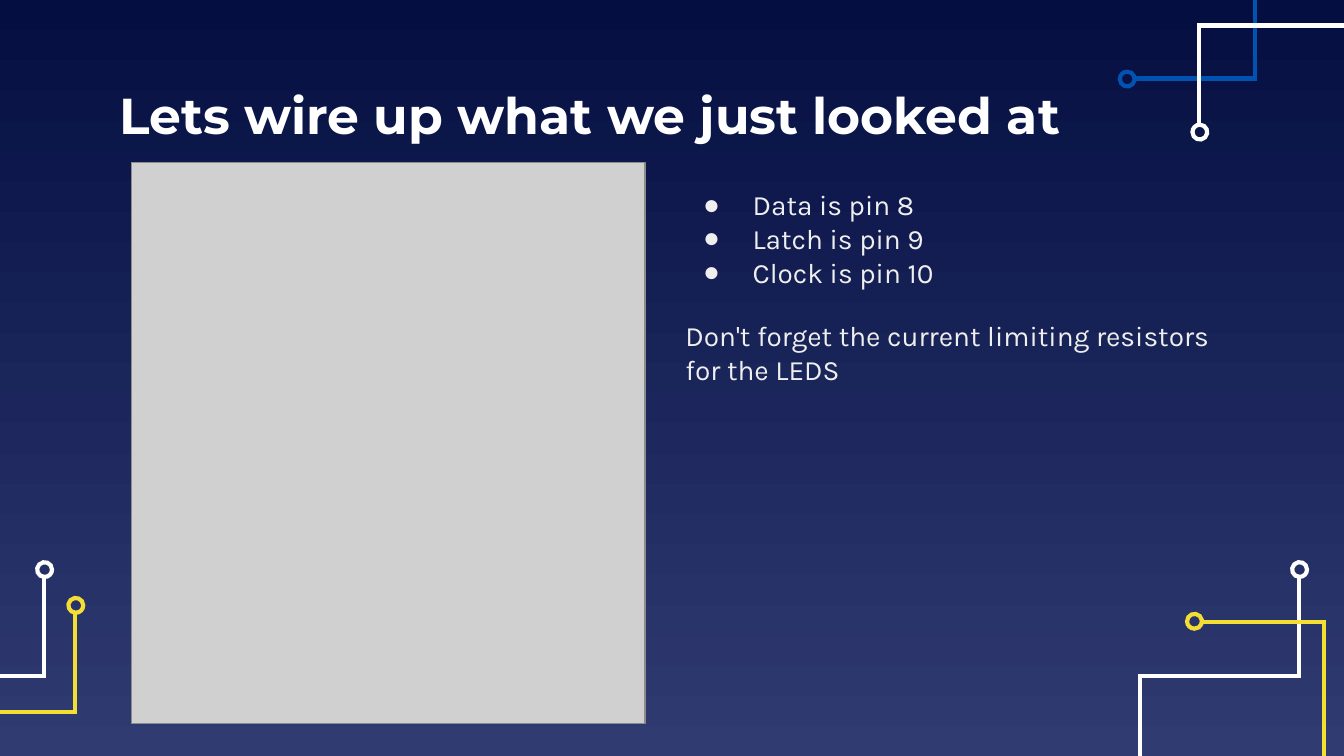
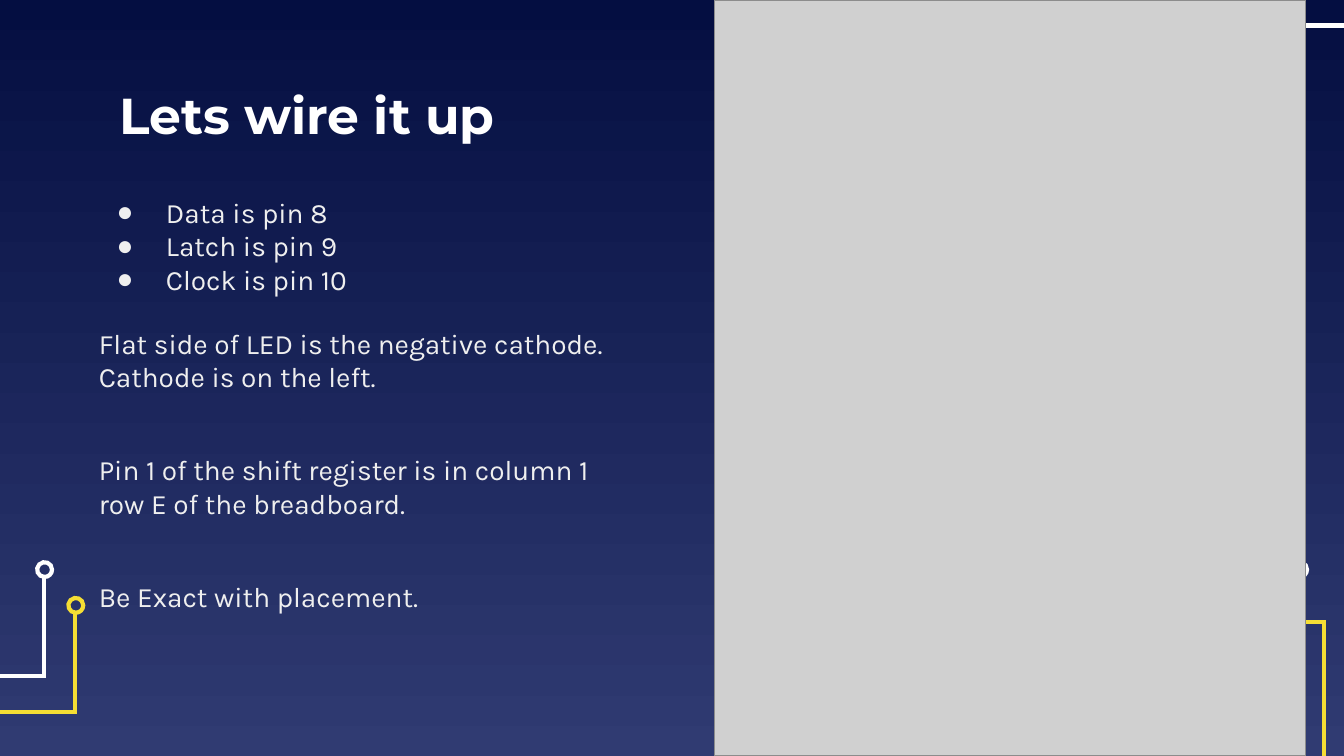
Before and after one commit to EELabMan/Arduino-5-shift-registers, a slide deck: slide 6 of Arduino Workshop 5 Shift Registers.pptx. Drawn at 1344x756 pixels with LibreOffice and Linux fonts; fonts in the diff are those of the drawing; grey boxes stand for pictures. Boxes give left, top, right and bottom in pixels: in the first picture for what was removed or moved away, otherwise in the second. Text is boxed around its words. In the diff, an @@ line names an element or a change of style, - is before the commit and + after.

```diff
--- a/Arduino Workshop 5 Shift Registers.pptx
+++ b/Arduino Workshop 5 Shift Registers.pptx
@@ picture added at (x1=715, y1=0, x2=1305, y2=755) @@
@@ freeform shape removed at (x1=1120, y1=71, x2=1137, y2=89) @@
@@ title at (x1=119, y1=94, x2=494, y2=144): text changed @@
-Lets wire up what we just looked at
+Lets wire it up
@@ freeform shape removed at (x1=1192, y1=125, x2=1210, y2=142) @@
@@ picture removed at (x1=132, y1=163, x2=645, y2=724) @@
@@ text "Data is pin 8" moved from (x1=685, y1=196, x2=1209, y2=381) to (x1=99, y1=203, x2=602, y2=614) @@
@@ text at (x1=99, y1=334, x2=602, y2=614): text changed @@
-Don't forget the current limiting resistors for the LEDS
+Flat side of LED is the negative cathode. Cathode is on the left.
+Pin 1 of the shift register is in column 1 row E of the breadboard.
+Be Exact with placement.
@@ freeform shape removed at (x1=1187, y1=612, x2=1204, y2=629) @@
```
Also in this commit, not shown: 6 other slides changed, 1 other file.
